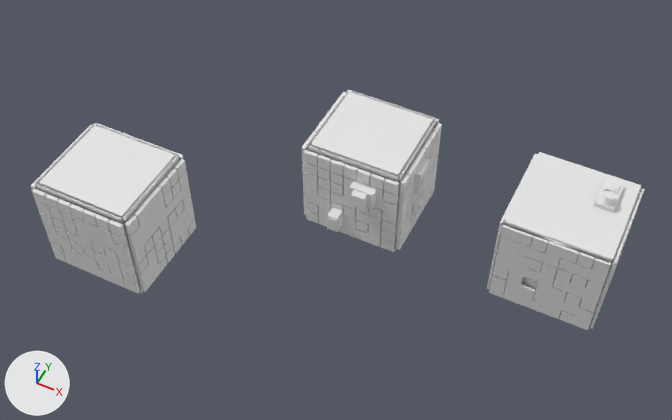
Renders of the OBJ model Project/assets/meshes/city_block3.obj from each side of a commit.
One viewpoint serves both versions: a 50 mm camera at (1.22, -12.04, 13.5) aimed at (-4.1, -1.4, 0.21). Arrows for +X, +Y and +Z are at lower left; the lights stay in place. Where no turn or scale is listed for an object, it has been applied to the vertices.
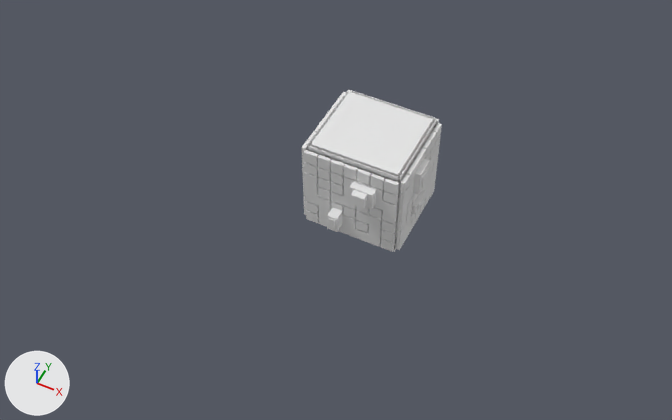
The newer file is also turned or shifted as a whole; pictures and numbers use the older file's frame.

What differs and where, as boxes (x1, y1, x2, y2) in the pictures (672 x 420 px):
'Cube.010', deleted: before (31, 123, 196, 294)
'Cube', deleted: before (487, 152, 644, 330)
'Cube.011', deleted: before (41, 123, 179, 278)
'Cube.001', deleted: before (492, 154, 641, 325)
'Cylinder', deleted: before (602, 191, 616, 206)

Diff of the bpy script that builds the scene:
```diff
--- a/Project/assets/meshes/city_block3.obj.py
+++ b/Project/assets/meshes/city_block3.obj.py
@@ ob_cube @@
-ob_cube = bpy.data.objects.new('Cube', me_cube)
-ob_cube.location = (0.0, 0.0, 0.0)
@@ ob_cube_001 @@
-ob_cube_001 = bpy.data.objects.new('Cube.001', me_cube_001)
-ob_cube_001.location = (0.0, 0.0, 0.0)
@@ ob_cube_010 @@
-ob_cube_010 = bpy.data.objects.new('Cube.010', me_cube_010)
-ob_cube_010.location = (0.0, 0.0, 0.0)
@@ ob_cube_011 @@
-ob_cube_011 = bpy.data.objects.new('Cube.011', me_cube_011)
-ob_cube_011.location = (0.0, 0.0, 0.0)
@@ ob_cylinder @@
-ob_cylinder = bpy.data.objects.new('Cylinder', me_cylinder)
-ob_cylinder.location = (0.0, 0.0, 0.0)
```
